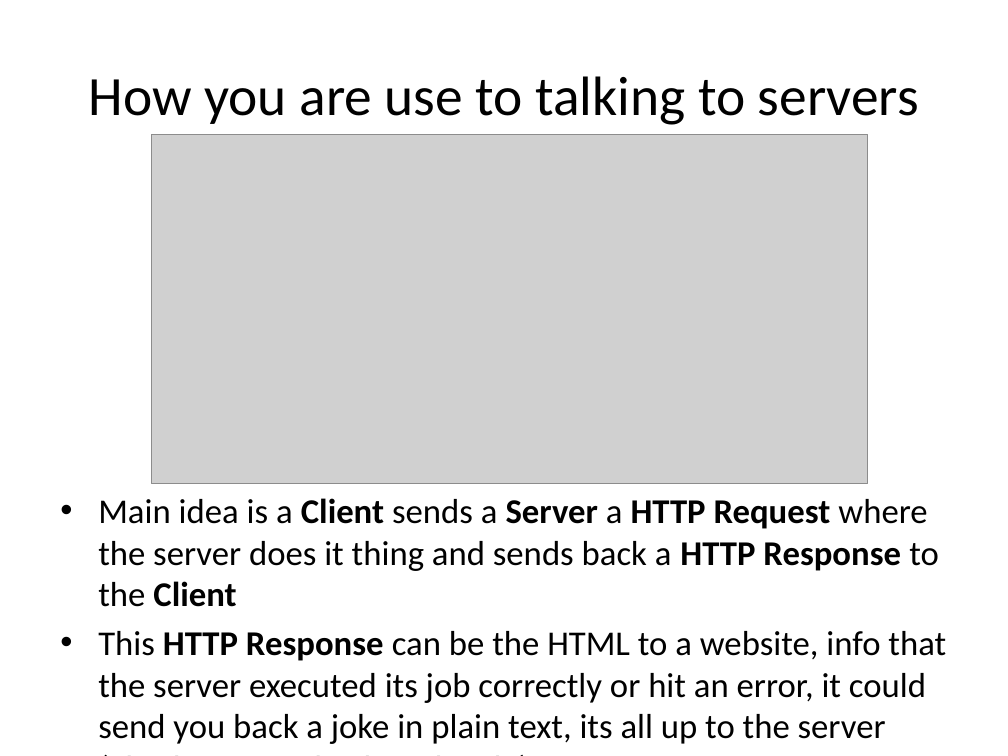
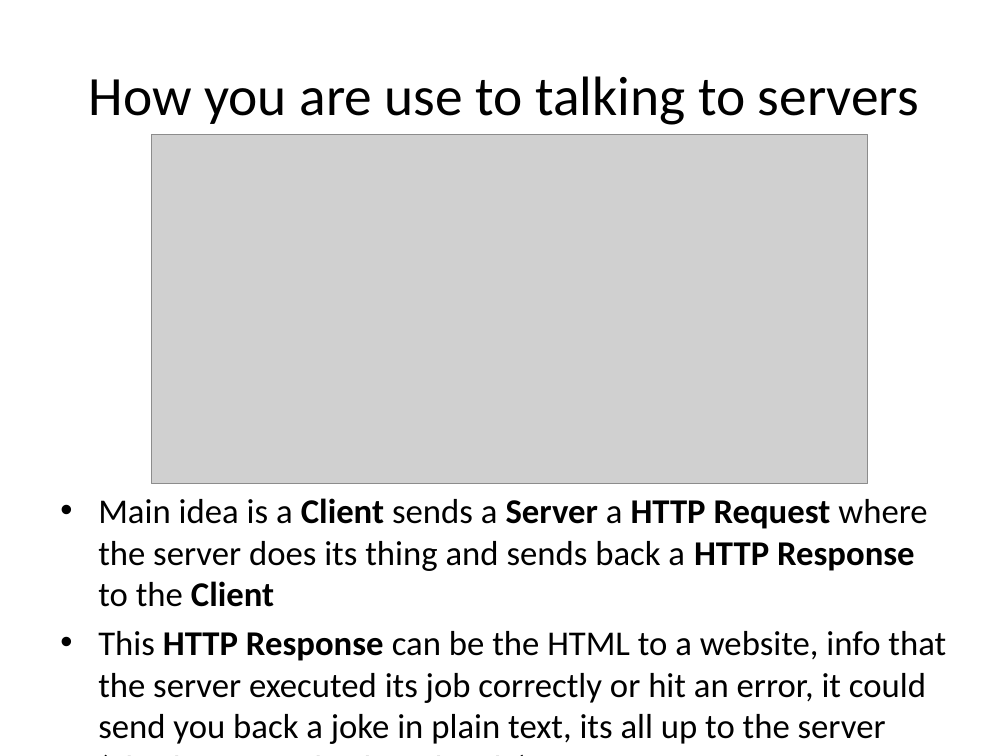
Before and after one commit to sjfricke/IEEE-Mini-Projects-UW-Madison, a slide deck: slide 5 of Tutorial/PowerPoint Versions/HTTP and Servers.pptx. Drawn at 1008x756 pixels with LibreOffice and Linux fonts; fonts in the diff are those of the drawing; grey boxes stand for pictures. Boxes give left, top, right and bottom in pixels: in the first picture for what was removed or moved away, otherwise in the second. Text is boxed around its words. In the diff, an @@ line names an element or a change of style, - is before the commit and + after.

```diff
--- a/Tutorial/PowerPoint Versions/HTTP and Servers.pptx
+++ b/Tutorial/PowerPoint Versions/HTTP and Servers.pptx
@@ text at (x1=98, y1=498, x2=927, y2=607): text changed @@
-• Main idea is a Client sends a Server a HTTP Request where the server does it thing and sends back a HTTP Response to the Client
+• Main idea is a Client sends a Server a HTTP Request where the server does its thing and sends back a HTTP Response to the Client
```
Also in this commit, not shown: 2 other slides changed, 3 other files.
